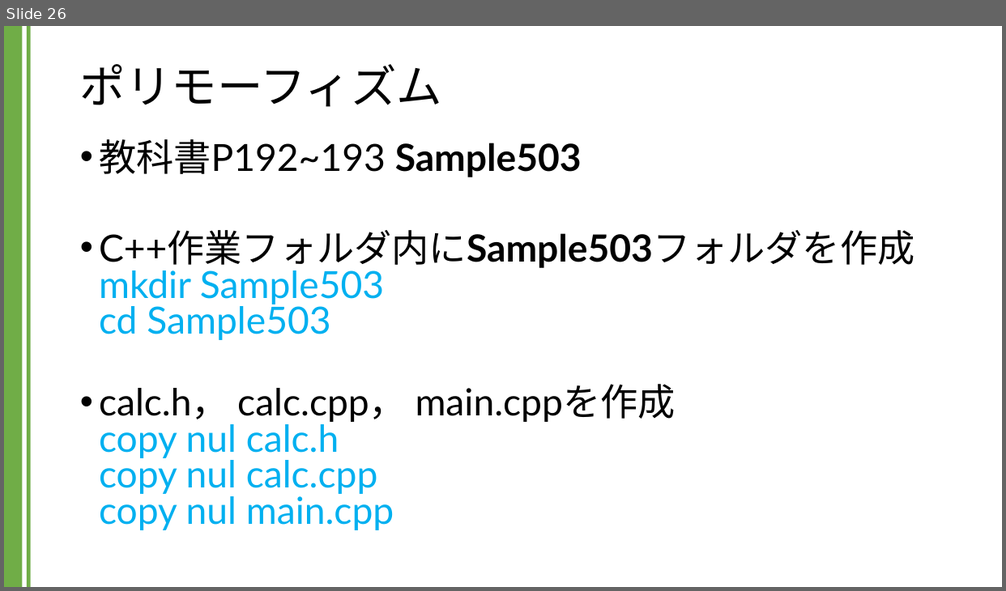
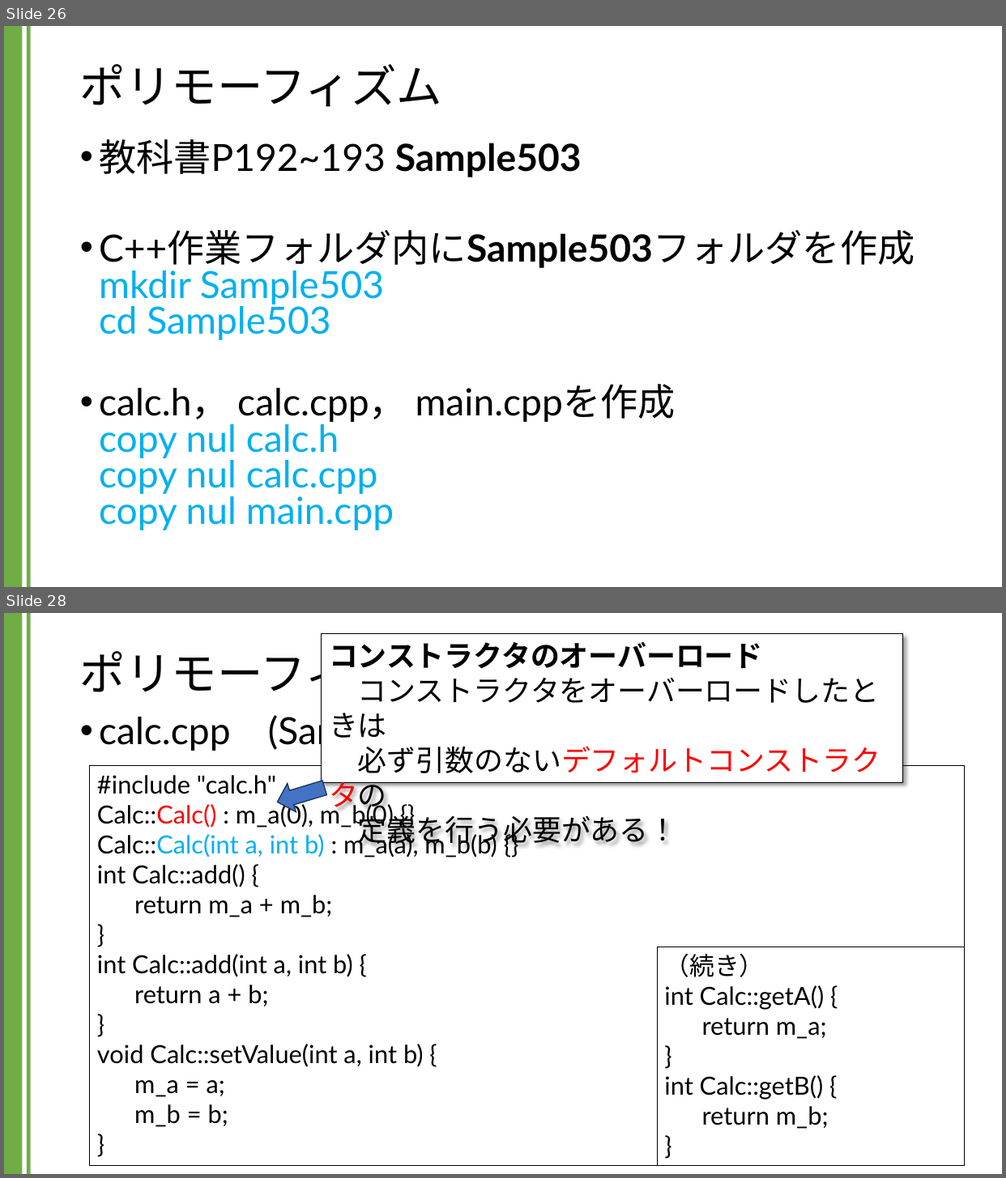
Before and after one commit to kic-murata/cpp2024, a slide deck: 授業資料/講義資料：継承とポリモーフィズム.pptx. Shown one above the other, each under a label of ours: slide 26 before the commit, slides 26 and 28 after it; the slides between them are not shown. The pictures are 1006x591 and 1006x1178 pixels, drawn with LibreOffice and Linux fonts; fonts in the diff are those of the drawing. Boxes give left, top, right and bottom in pixels: in the first picture for what was removed or moved away, otherwise in the second. Text is boxed around its words. In the diff, an @@ line names an element or a change of style, - is before the commit and + after.

```diff
--- a/授業資料/講義資料：継承とポリモーフィズム.pptx
+++ b/授業資料/講義資料：継承とポリモーフィズム.pptx
@@ slide 28 added at [4, 613, 1002, 1174], background #FFFFFF; not listed: 2 template elements that a slide beside it also shows @@
@@ rectangle added at [322, 634, 903, 783], fill #FFFFFF, outline #000000 0.75 pt, 28 pt, text #000000 @@
+コンストラクタのオーバーロード
+コンストラクタをオーバーロードしたときは
+必ず引数のないデフォルトコンストラクタの
+定義を行う必要がある！
@@ title added at [80, 644, 442, 702], 44 pt, text #000000 @@
+ポリモーフィズム
@@ text added at [99, 711, 472, 751], 36 pt, text #000000 @@
+• calc.cpp (Sample503)
@@ rectangle added at [90, 766, 965, 1166], outline #000000 0.75 pt, 24 pt, text #000000 @@
+#include "calc.h"
+Calc::Calc() : m_a(0), m_b(0) {}
+Calc::Calc(int a, int b) : m_a(a), m_b(b) {}
+int Calc::add() {
+return m_a + m_b;
+}
+int Calc::add(int a, int b) {
+return a + b;
+}
+void Calc::setValue(int a, int b) {
+m_a = a;
+m_b = b;
+}
@@ right arrow added at [273, 773, 329, 816], fill #4472C4, outline #1E3256 1 pt @@
@@ rectangle added at [658, 947, 965, 1166], outline #000000 0.75 pt, 24 pt, text #000000 @@
+（続き）
+int Calc::getA() {
+return m_a;
+}
+int Calc::getB() {
+return m_b;
+}
```
Also in this commit, not shown: 3 other slides added.
